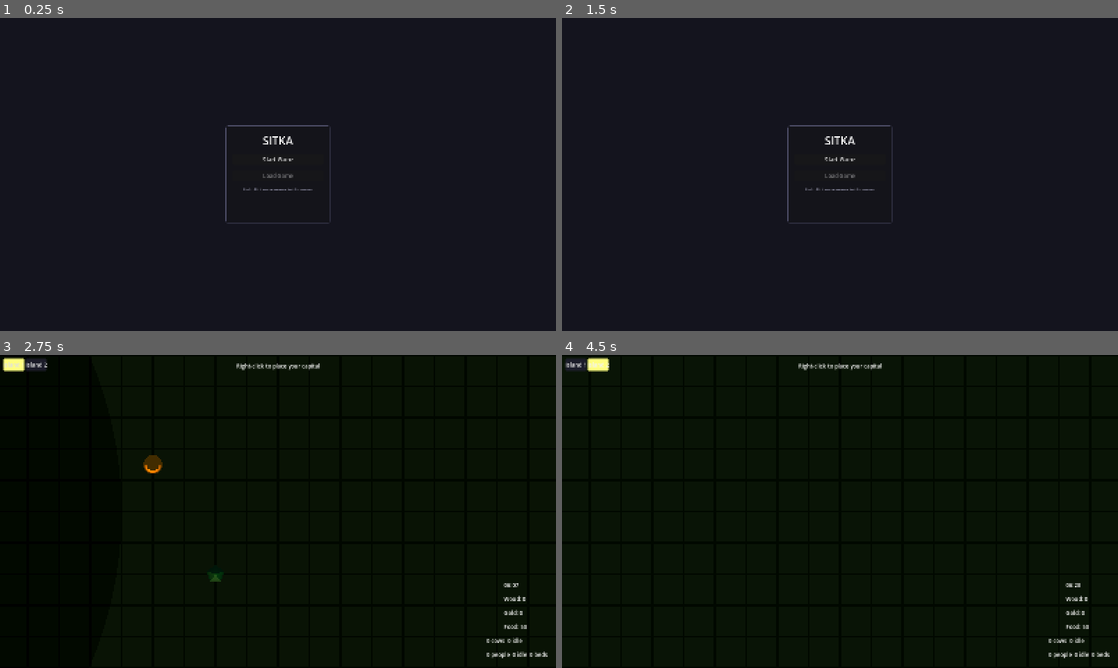
Above: before the commit, frames 1-4 (two rows, left to right).
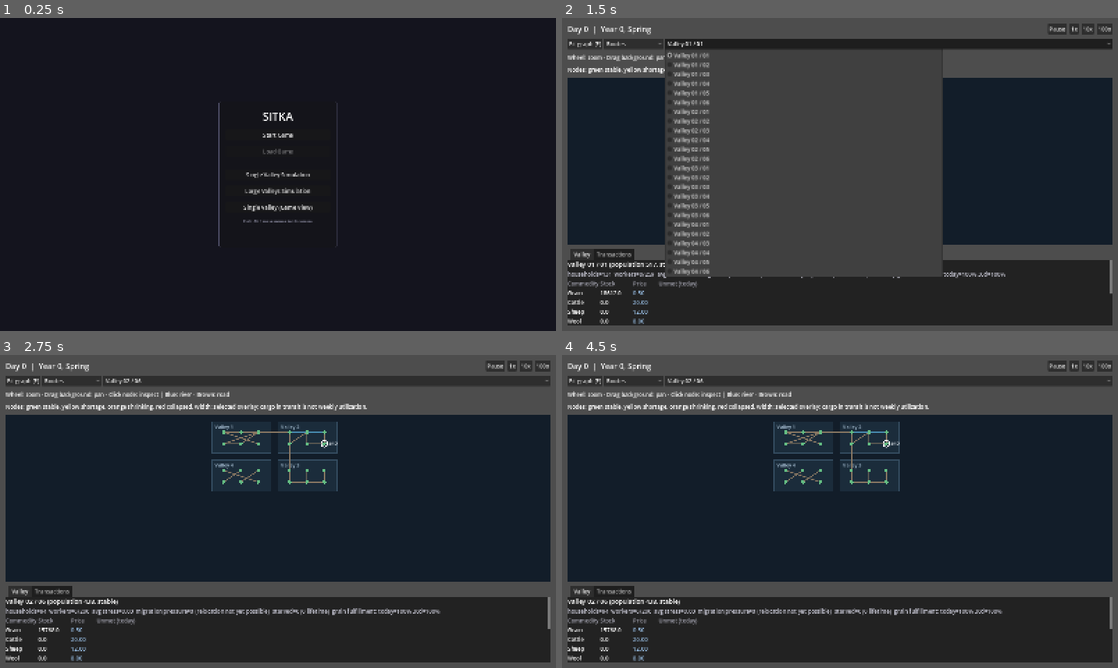
Above: after the commit, the same moments.

Repository: forsman5/sitka
Game: Godot game, scene res://scenes/ui/main_menu.tscn
Two runs of this game, one before a commit and one after it. Both use one fixed random seed, a clock stepped at 60 frames per second and the inputs below.
Inputs (mouse positions are in pixels of both pictures, inside the frame that each line leads up to):
- Up to frame 1 (0.25 s): no input
- Up to frame 2 (1.5 s): click (840, 190) at 0.5 s, where only the run after the commit has a clickable "Large Valleys Simulation"; click (890, 43) at 1.25 s, where only the run after the commit has a clickable "Valley 01 / 01"
- Up to frame 3 (2.75 s): click (278, 495) at 2 s, where only the run before the commit has a clickable "Start Game"
- Up to frame 4 (4.5 s): click (890, 380) at 2.75 s, where only the run after the commit has a clickable "Valley 02 / 06"; click (573, 364) at 3.5 s, where only the run before the commit has a clickable "Island 1"; click (595, 364) at 4.25 s, where only the run before the commit has a clickable "Island 2"

The runs differ from the first frame. In frame 1, 1.3% of the frame differs, in the area x 39-61%, y 27-73%; in frame 2, 55%; in frame 3, 100%, in the area x 0-100%, y 0-100%; in frame 4, 100%.

Commit message:
Add main menu launchers for both sims and the river valley view
Adds three main-menu buttons: Single Valley Simulation and Large
Valleys Simulation (both the graph dashboard, the latter loading a
small checked-in multi-valley fixture via a new Dashboard.pending_graph_path
static handoff, since the in-editor button has no command line for
--graph= to read), and Single Valley (Game View) for the static 3D
river valley scene.

Also cleans up two loose ends found while auditing this branch for
merge into master: TRADE_RESERVE_FRACTION_OF_REFERENCE was renamed
to TRADE_RESERVE_FRACTION_OF_TARGET (it stoped meaning "fraction of
REFERENCE_STOCK" once trade reserves switched to _target_stock), its
duplicated reserve/exportable formula in _run_trade is now the shared
_exportable_surplus() helper, and .gitignore now excludes the
scale-probe's generated graph/run outputs per its own docs.

Co-Authored-By: Claude Sonnet 5 <noreply@anthropic.com>
Claude-Session: https://claude.ai/code/session_01PD1e96mc6gd4JhXQyC36UH

Diff:
--- /dev/null
+++ b/data/sample_multivalley.json
@@ -0,0 +1,475 @@
+{
+  "schema_version": 1,
+  "seed": 42,
+  "link_mode": "sparse",
+  "valley_count": 4,
+  "settlements": [
+    {
+      "id": 1,
+      "name": "Valley 01 / 01",
+      "valley": 1,
+      "archetype": 1,
+      "households": 131
+    },
+    {
+      "id": 2,
+      "name": "Valley 01 / 02",
+      "valley": 1,
+      "archetype": 5,
+      "households": 64
+    },
+    {
+      "id": 3,
+      "name": "Valley 01 / 03",
+      "valley": 1,
+      "archetype": 1,
+      "households": 81
+    },
+    {
+      "id": 4,
+      "name": "Valley 01 / 04",
+      "valley": 1,
+      "archetype": 4,
+      "households": 63
+    },
+    {
+      "id": 5,
+      "name": "Valley 01 / 05",
+      "valley": 1,
+      "archetype": 4,
+      "households": 61
+    },
+    {
+      "id": 6,
+      "name": "Valley 01 / 06",
+      "valley": 1,
+      "archetype": 4,
+      "households": 127
+    },
+    {
+      "id": 7,
+      "name": "Valley 02 / 01",
+      "valley": 2,
+      "archetype": 1,
+      "households": 139
+    },
+    {
+      "id": 8,
+      "name": "Valley 02 / 02",
+      "valley": 2,
+      "archetype": 5,
+      "households": 119
+    },
+    {
+      "id": 9,
+      "name": "Valley 02 / 03",
+      "valley": 2,
+      "archetype": 1,
+      "households": 107
+    },
+    {
+      "id": 10,
+      "name": "Valley 02 / 04",
+      "valley": 2,
+      "archetype": 2,
+      "households": 139
+    },
+    {
+      "id": 11,
+      "name": "Valley 02 / 05",
+      "valley": 2,
+      "archetype": 2,
+      "households": 77
+    },
+    {
+      "id": 12,
+      "name": "Valley 02 / 06",
+      "valley": 2,
+      "archetype": 3,
+      "households": 94
+    },
+    {
+      "id": 13,
+      "name": "Valley 03 / 01",
+      "valley": 3,
+      "archetype": 1,
+      "households": 65
+    },
+    {
+      "id": 14,
+      "name": "Valley 03 / 02",
+      "valley": 3,
+      "archetype": 5,
+      "households": 98
+    },
+    {
+      "id": 15,
+      "name": "Valley 03 / 03",
+      "valley": 3,
+      "archetype": 1,
+      "households": 87
+    },
+    {
+      "id": 16,
+      "name": "Valley 03 / 04",
+      "valley": 3,
+      "archetype": 2,
+      "households": 140
+    },
+    {
+      "id": 17,
+      "name": "Valley 03 / 05",
+      "valley": 3,
+      "archetype": 2,
+      "households": 148
+    },
+    {
+      "id": 18,
+      "name": "Valley 03 / 06",
+      "valley": 3,
+      "archetype": 3,
+      "households": 108
+    },
+    {
+      "id": 19,
+      "name": "Valley 04 / 01",
+      "valley": 4,
+      "archetype": 1,
+      "households": 135
+    },
+    {
+      "id": 20,
+      "name": "Valley 04 / 02",
+      "valley": 4,
+      "archetype": 5,
+      "households": 84
+    },
+    {
+      "id": 21,
+      "name": "Valley 04 / 03",
+      "valley": 4,
+      "archetype": 1,
+      "households": 118
+    },
+    {
+      "id": 22,
+      "name": "Valley 04 / 04",
+      "valley": 4,
+      "archetype": 3,
+      "households": 98
+    },
+    {
+      "id": 23,
+      "name": "Valley 04 / 05",
+      "valley": 4,
+      "archetype": 4,
+      "households": 78
+    },
+    {
+      "id": 24,
+      "name": "Valley 04 / 06",
+      "valley": 4,
+      "archetype": 2,
+      "households": 79
+    }
+  ],
+  "edges": [
+    {
+      "id": 1,
+      "a": 1,
+      "b": 2,
+      "kind": "river",
+      "capacity": 170,
+      "days_ab": 2,
+      "days_ba": 3.5,
+      "toll": 0.0,
+      "risk": 0.04
+    },
+    {
+      "id": 2,
+      "a": 2,
+      "b": 3,
+      "kind": "river",
+      "capacity": 135,
+      "days_ab": 3,
+      "days_ba": 5.25,
+      "toll": 0.0,
+      "risk": 0.04
+    },
+    {
+      "id": 3,
+      "a": 3,
+      "b": 4,
+      "kind": "feeder",
+      "capacity": 77,
+      "days_ab": 9,
+      "days_ba": 9,
+      "toll": 0.0,
+      "risk": 0.1
+    },
+    {
+      "id": 4,
+      "a": 3,
+      "b": 5,
+      "kind": "feeder",
+      "capacity": 22,
+      "days_ab": 7,
+      "days_ba": 7,
+      "toll": 0.0,
+      "risk": 0.1
+    },
+    {
+      "id": 5,
+      "a": 4,
+      "b": 5,
+      "kind": "track",
+      "capacity": 34,
+      "days_ab": 5,
+      "days_ba": 5,
+      "toll": 0.0,
+      "risk": 0.1
+    },
+    {
+      "id": 6,
+      "a": 1,
+      "b": 6,
+      "kind": "feeder",
+      "capacity": 32,
+      "days_ab": 8,
+      "days_ba": 8,
+      "toll": 0.0,
+      "risk": 0.1
+    },
+    {
+      "id": 7,
+      "a": 7,
+      "b": 8,
+      "kind": "river",
+      "capacity": 156,
+      "days_ab": 5,
+      "days_ba": 8.75,
+      "toll": 0.0,
+      "risk": 0.04
+    },
+    {
+      "id": 8,
+      "a": 8,
+      "b": 9,
+      "kind": "river",
+      "capacity": 101,
+      "days_ab": 4,
+      "days_ba": 7.0,
+      "toll": 0.0,
+      "risk": 0.04
+    },
+    {
+      "id": 9,
+      "a": 8,
+      "b": 10,
+      "kind": "feeder",
+      "capacity": 37,
+      "days_ab": 6,
+      "days_ba": 6,
+      "toll": 0.0,
+      "risk": 0.1
+    },
+    {
+      "id": 10,
+      "a": 8,
+      "b": 11,
+      "kind": "feeder",
+      "capacity": 25,
+      "days_ab": 4,
+      "days_ba": 4,
+      "toll": 0.0,
+      "risk": 0.1
+    },
+    {
+      "id": 11,
+      "a": 9,
+      "b": 12,
+      "kind": "feeder",
+      "capacity": 71,
+      "days_ab": 6,
+      "days_ba": 6,
+      "toll": 0.0,
+      "risk": 0.1
+    },
+    {
+      "id": 12,
+      "a": 11,
+      "b": 12,
+      "kind": "track",
+      "capacity": 54,
+      "days_ab": 7,
+      "days_ba": 7,
+      "toll": 0.0,
+      "risk": 0.1
+    },
+    {
+      "id": 13,
+      "a": 13,
+      "b": 14,
+      "kind": "river",
+      "capacity": 241,
+      "days_ab": 2,
+      "days_ba": 3.5,
+      "toll": 0.0,
+      "risk": 0.04
+    },
+    {
+      "id": 14,
+      "a": 14,
+      "b": 15,
+      "kind": "river",
+      "capacity": 247,
+      "days_ab": 4,
+      "days_ba": 7.0,
+      "toll": 0.0,
+      "risk": 0.04
+    },
+    {
+      "id": 15,
+      "a": 13,
+      "b": 16,
+      "kind": "feeder",
+      "capacity": 62,
+      "days_ab": 4,
+      "days_ba": 4,
+      "toll": 0.0,
+      "risk": 0.1
+    },
+    {
+      "id": 16,
+      "a": 14,
+      "b": 17,
+      "kind": "feeder",
+      "capacity": 74,
+      "days_ab": 4,
+      "days_ba": 4,
+      "toll": 0.0,
+      "risk": 0.1
+    },
+    {
+      "id": 17,
+      "a": 16,
+      "b": 17,
+      "kind": "track",
+      "capacity": 44,
+      "days_ab": 4,
+      "days_ba": 4,
+      "toll": 0.0,
+      "risk": 0.1
+    },
+    {
+      "id": 18,
+      "a": 15,
+      "b": 18,
+      "kind": "feeder",
+      "capacity": 43,
+      "days_ab": 10,
+      "days_ba": 10,
+      "toll": 0.0,
+      "risk": 0.1
+    },
+    {
+      "id": 19,
+      "a": 17,
+      "b": 18,
+      "kind": "track",
+      "capacity": 33,
+      "days_ab": 6,
+      "days_ba": 6,
+      "toll": 0.0,
+      "risk": 0.1
+    },
+    {
+      "id": 20,
+      "a": 19,
+      "b": 20,
+      "kind": "river",
+      "capacity": 143,
+      "days_ab": 2,
+      "days_ba": 3.5,
+      "toll": 0.0,
+      "risk": 0.04
+    },
+    {
+      "id": 21,
+      "a": 20,
+      "b": 21,
+      "kind": "river",
+      "capacity": 141,
+      "days_ab": 3,
+      "days_ba": 5.25,
+      "toll": 0.0,
+      "risk": 0.04
+    },
+    {
+      "id": 22,
+      "a": 20,
+      "b": 22,
+      "kind": "feeder",
+      "capacity": 64,
+      "days_ab": 9,
+      "days_ba": 9,
+      "toll": 0.0,
+      "risk": 0.1
+    },
+    {
+      "id": 23,
+      "a": 21,
+      "b": 23,
+      "kind": "feeder",
+      "capacity": 73,
+      "days_ab": 6,
+      "days_ba": 6,
+      "toll": 0.0,
+      "risk": 0.1
+    },
+    {
+      "id": 24,
+      "a": 19,
+      "b": 24,
+      "kind": "feeder",
+      "capacity": 40,
+      "days_ab": 10,
+      "days_ba": 10,
+      "toll": 0.0,
+      "risk": 0.1
+    },
+    {
+      "id": 25,
+      "a": 1,
+      "b": 7,
+      "kind": "pass",
+      "capacity": 33,
+      "days_ab": 4,
+      "days_ba": 4,
+      "toll": 0.0,
+      "risk": 0.1
+    },
+    {
+      "id": 26,
+      "a": 7,
+      "b": 13,
+      "kind": "pass",
+      "capacity": 76,
+      "days_ab": 8,
+      "days_ba": 8,
+      "toll": 0.0,
+      "risk": 0.1
+    },
+    {
+      "id": 27,
+      "a": 13,
+      "b": 19,
+      "kind": "pass",
+      "capacity": 40,
+      "days_ab": 9,
+      "days_ba": 9,
+      "toll": 0.0,
+      "risk": 0.1
+    }
+  ]
+}
--- a/scenes/ui/main_menu.tscn
+++ b/scenes/ui/main_menu.tscn
@@ -29,10 +29,10 @@
 anchor_top = 0.5
 anchor_right = 0.5
 anchor_bottom = 0.5
-offset_left = -150.0
-offset_top = -140.0
-offset_right = 150.0
-offset_bottom = 140.0
+offset_left = -170.0
+offset_top = -210.0
+offset_right = 170.0
+offset_bottom = 210.0
 theme_override_styles/panel = SubResource("PanelStyle_1")
 
 [node name="VBox" type="VBoxContainer" parent="Panel"]
@@ -55,6 +55,17 @@
 [node name="LoadButton" type="Button" parent="Panel/VBox"]
 text = "Load Game"
 
+[node name="SimSeparator" type="HSeparator" parent="Panel/VBox"]
+
+[node name="SingleValleySimButton" type="Button" parent="Panel/VBox"]
+text = "Single Valley Simulation"
+
+[node name="LargeValleysSimButton" type="Button" parent="Panel/VBox"]
+text = "Large Valleys Simulation"
+
+[node name="RiverValleyViewButton" type="Button" parent="Panel/VBox"]
+text = "Single Valley (Game View)"
+
 [node name="HintLabel" type="Label" parent="Panel/VBox"]
 text = "Hold Alt + move mouse to tilt camera"
 horizontal_alignment = 1
@@ -63,3 +74,6 @@
 
 [connection signal="pressed" from="Panel/VBox/StartButton" to="." method="_on_start_pressed"]
 [connection signal="pressed" from="Panel/VBox/LoadButton" to="." method="_on_load_pressed"]
+[connection signal="pressed" from="Panel/VBox/SingleValleySimButton" to="." method="_on_single_valley_sim_pressed"]
+[connection signal="pressed" from="Panel/VBox/LargeValleysSimButton" to="." method="_on_large_valleys_sim_pressed"]
+[connection signal="pressed" from="Panel/VBox/RiverValleyViewButton" to="." method="_on_river_valley_view_pressed"]
--- a/scripts/sim/dashboard.gd
+++ b/scripts/sim/dashboard.gd
@@ -18,6 +18,13 @@
 const SEED := 12345
 const SECONDS_PER_DAY_AT_1X := 1.0
 
+## Set by main_menu.gd immediately before change_scene_to_file, as an
+## alternative to the --graph= command line arg for launches that have no
+## command line to read from (the in-editor "Large Valleys" button). Consumed
+## and cleared on the next _ready(); the headless/CLI --graph= path above is
+## unaffected.
+static var pending_graph_path: String = ""
+
 var _builder: MultiValleySeed
 var _graph: Dictionary = {}
 var _selected_id: int = -1
@@ -39,19 +46,23 @@
 var _settlement_rows: Dictionary = {}
 
 func _ready() -> void:
+	var graph_path := pending_graph_path
+	pending_graph_path = ""
 	for arg in OS.get_cmdline_user_args():
 		if arg.begins_with("--graph="):
-			_builder = MultiValleySeed.new()
-			var error: String = _builder.load_graph(arg.trim_prefix("--graph="))
-			if not error.is_empty():
-				var message := Label.new()
-				message.text = error
-				message.position = Vector2(24, 24)
-				add_child(message)
-				push_error(error)
-				set_process(false)
-				return
-			_graph = _builder.graph
+			graph_path = arg.trim_prefix("--graph=")
+	if not graph_path.is_empty():
+		_builder = MultiValleySeed.new()
+		var error: String = _builder.load_graph(graph_path)
+		if not error.is_empty():
+			var message := Label.new()
+			message.text = error
+			message.position = Vector2(24, 24)
+			add_child(message)
+			push_error(error)
+			set_process(false)
+			return
+		_graph = _builder.graph
 	if _graph.is_empty():
 		_simulation = Simulation.new(SEED)
 	else:
--- a/scripts/sim/simulation.gd
+++ b/scripts/sim/simulation.gd
@@ -98,7 +98,7 @@
 ## nothing (population never drops there in testing); a destination running
 ## dry costs households. Left at 0.5.
 const TRADE_EVAL_INTERVAL_DAYS := 3
-const TRADE_RESERVE_FRACTION_OF_REFERENCE := 0.5
+const TRADE_RESERVE_FRACTION_OF_TARGET := 0.5
 const TRADE_MAX_SHIPMENT_FRACTION_OF_SURPLUS := 0.5
 const TRADE_MIN_PROFITABLE_PRICE_GAP := 0.5
 
@@ -243,7 +243,7 @@
 	return out
 
 ## Per-commodity price for this settlement, derived from local scarcity
-## (see BASE_PRICE/REFERENCE_STOCK). Not a full market clearing -- a simple,
+## (see BASE_PRICE/_target_stock). Not a full market clearing -- a simple,
 ## explainable stand-in for Milestone 1.
 func get_settlement_prices(settlement_id: int) -> Dictionary:
 	var settlement: Settlement = settlements[settlement_id]
@@ -586,8 +586,7 @@
 				var net_gap: float = destination_price - source_price - (edge.toll + edge.risk * 2.0)
 				if net_gap < TRADE_MIN_PROFITABLE_PRICE_GAP:
 					continue
-				var reserve: float = _target_stock(source, c) * TRADE_RESERVE_FRACTION_OF_REFERENCE
-				var exportable: float = max(0.0, source.stock(c) - reserve) * TRADE_MAX_SHIPMENT_FRACTION_OF_SURPLUS * staffing_ratio
+				var exportable: float = _exportable_surplus(source, c) * staffing_ratio
 				if exportable <= 0.01:
 					continue
 				opportunities.append({
@@ -650,8 +649,7 @@
 		# Recompute against live stock because one center may have several
 		# opportunities (different edges and/or commodities) in this same
 		# ranked pass.
-		var reserve: float = _target_stock(source, c) * TRADE_RESERVE_FRACTION_OF_REFERENCE
-		var exportable: float = max(0.0, source.stock(c) - reserve) * TRADE_MAX_SHIPMENT_FRACTION_OF_SURPLUS * opportunity["staffing_ratio"]
+		var exportable: float = _exportable_surplus(source, c) * opportunity["staffing_ratio"]
 		var quantity: float = min(exportable, remaining_capacity)
 		if quantity <= 0.01:
 			continue
@@ -787,6 +785,14 @@
 	var target: float = daily_demand * PRICE_BUFFER_DAYS + _seasonal_commitment(settlement, commodity)
 	return target if target > 0.0 else REFERENCE_STOCK[commodity]
 
+## How much of `commodity` a settlement's trade center may send out this
+## evaluation, above its own reserve. Shared by both the discovery pass
+## (net_gap/exportable check) and the allocation pass (live recompute against
+## already-adjusted stock) in _run_trade so the two can't drift apart.
+func _exportable_surplus(settlement: Settlement, commodity: Commodity.Type) -> float:
+	var reserve: float = _target_stock(settlement, commodity) * TRADE_RESERVE_FRACTION_OF_TARGET
+	return max(0.0, settlement.stock(commodity) - reserve) * TRADE_MAX_SHIPMENT_FRACTION_OF_SURPLUS
+
 ## Grain/wool/tools are the only commodities households draw on directly
 ## (see _run_consumption) -- mirrors those per-person rates so the price
 ## target tracks the same demand the tick loop actually enforces.
--- a/scripts/ui/main_menu.gd
+++ b/scripts/ui/main_menu.gd
@@ -1,4 +1,12 @@
 extends Control
+
+const Dashboard = preload("res://scripts/sim/dashboard.gd")
+
+## Small checked-in graph fixture for the "Large Valleys" button, per
+## docs/multivalley-scale-probe.md's own exception for a small reproducible
+## fixture. Regenerate with:
+##   py tools/generate_multivalley.py --settlements 24 --valleys 4 --seed 42 --out data/sample_multivalley.json
+const LARGE_VALLEYS_GRAPH := "res://data/sample_multivalley.json"
 
 @onready var _load_btn: Button = $Panel/VBox/LoadButton
 
@@ -11,3 +19,13 @@
 
 func _on_load_pressed() -> void:
 	get_tree().change_scene_to_file("res://scenes/ui/load_game.tscn")
+
+func _on_single_valley_sim_pressed() -> void:
+	get_tree().change_scene_to_file("res://scenes/sim/dashboard.tscn")
+
+func _on_large_valleys_sim_pressed() -> void:
+	Dashboard.pending_graph_path = LARGE_VALLEYS_GRAPH
+	get_tree().change_scene_to_file("res://scenes/sim/dashboard.tscn")
+
+func _on_river_valley_view_pressed() -> void:
+	get_tree().change_scene_to_file("res://scenes/valley/river_valley.tscn")
Not shown, added: scripts/sim/harness/check_graph_view.gd.uid
Not shown, added: scripts/sim/harness/run_multivalley.gd.uid
Not shown, added: scripts/sim/harness/run_valley_trajectory.gd.uid
Not shown, changed: .gitignore
